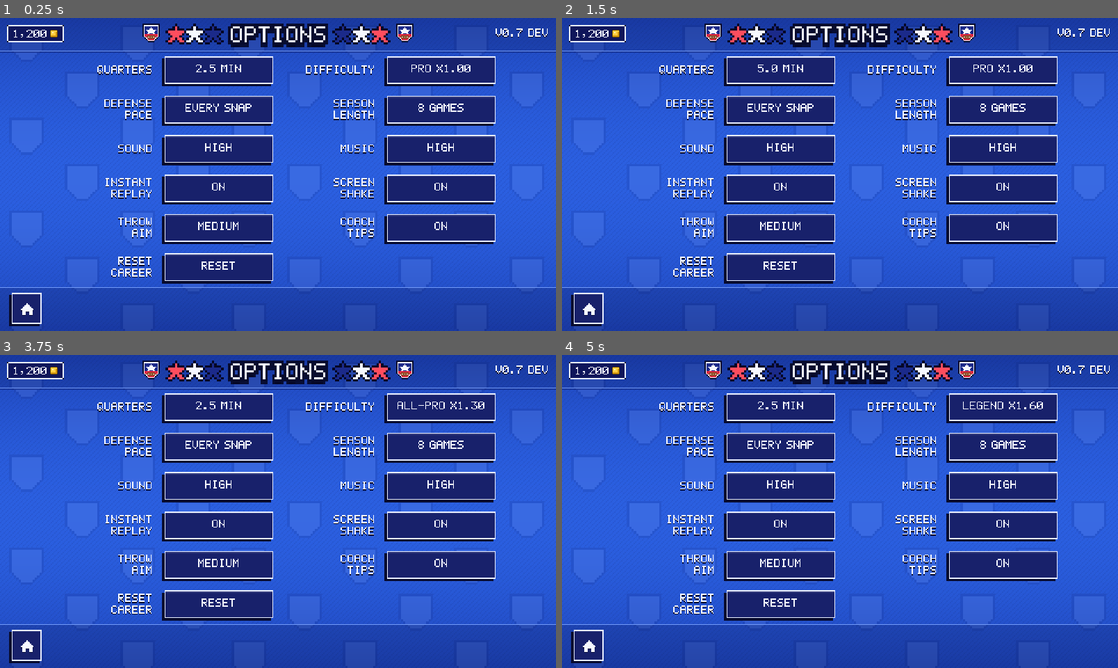
Above: before the commit, frames 1-4 (two rows, left to right).
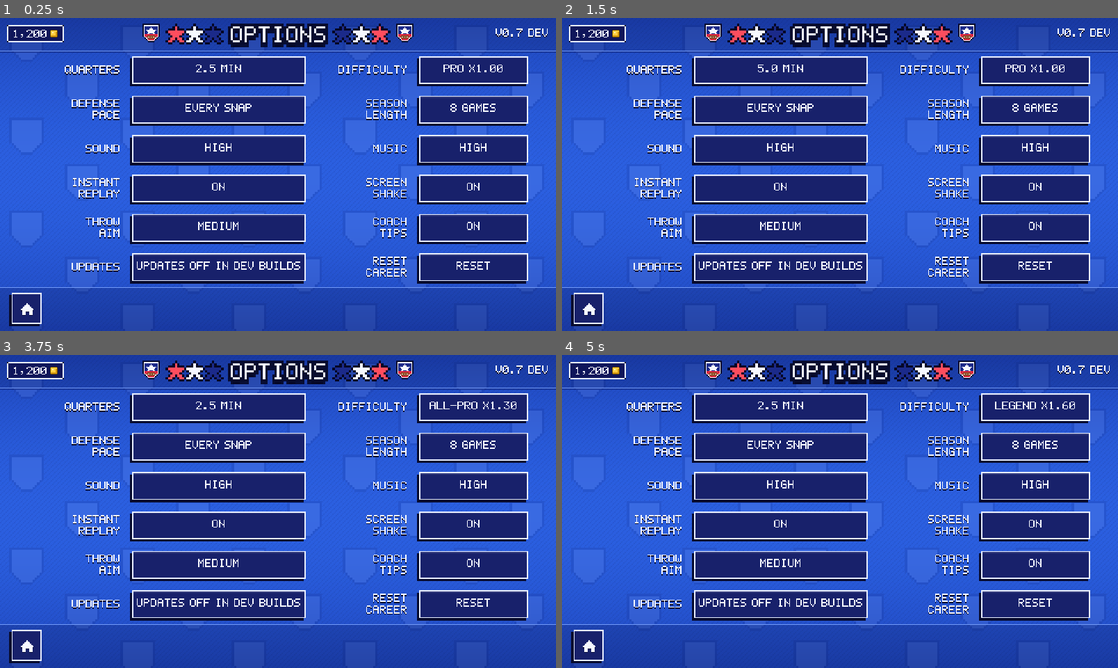
Above: after the commit, the same moments.

Repository: jaxoncarelos/RetroUltimateTeam
Game: Godot game, scene res://scenes/meta/settings.tscn
Two runs of this game, one before a commit and one after it. Both use one fixed random seed, a clock stepped at 60 frames per second and the inputs below. This scene is started directly instead of the project's main scene.
Inputs:
- Up to frame 1 (0.25 s): no input
- Up to frame 2 (1.5 s): click "2.5 MIN" at 0.5 s; click "3.5 MIN" at 1.25 s
- Up to frame 3 (3.75 s): click "5.0 MIN" at 2 s; click "1.5 MIN" at 2.75 s; click "PRO x1.00" at 3.5 s
- Up to frame 4 (5 s): click "ALL-PRO x1.30" at 4.25 s

The runs differ from the first frame. In frame 1, 18% of the frame differs, in the area x 11-95%, y 12-85%; in frame 2, 18%; in frame 3, 18%; in frame 4, 18%.

Commit message:
OTA update system: Updater autoload, pck published with each build
Co-Authored-By: Claude Sonnet 5.5 <noreply@anthropic.com>

Diff:
--- /dev/null
+++ b/autoload/updater.gd
@@ -0,0 +1,174 @@
+extends Node
+## Over-the-air content updates for sideloaded builds. CI attaches `update-e<epoch>-<sha>.pck` to the
+## private `latest` release; on launch this downloads a newer one to user:// and applies it on the
+## NEXT launch (must stay the FIRST autoload so the pack is mounted before the other autoloads load).
+##
+## Never reference `BuildInfo` statically here: that would cache the base script and the patched one
+## could not replace it. Read it through `load()` after the pack is mounted.
+## Only this script, `project.godot` and the engine need a new IPA (bump `pocket_gridiron/engine_epoch`).
+
+signal status_changed
+
+enum State { IDLE, CHECKING, DOWNLOADING, READY, UP_TO_DATE, NEEDS_IPA, FAILED, DISABLED }
+
+const META_PATH := "user://update_meta.json"
+const PACK_PATH := "user://update.pck"
+const API_URL := "https://api.github.com/repos/%s/releases/tags/latest"
+
+var state: State = State.IDLE
+var detail := ""
+var applied_id := ""  ## commit id of the mounted pack ("" = running the IPA's own content)
+
+var _meta: Dictionary = {}
+var _repo := ""
+var _token := ""
+var _current_id := "dev"
+var _http: HTTPRequest
+
+
+func _init() -> void:
+	_meta = _read_meta()
+	if _meta.is_empty() or not FileAccess.file_exists(PACK_PATH):
+		return
+	if _meta.get("pending", false):
+		_discard("previous launch never reached the title")
+	elif _meta.get("base", "") != _base_build() or int(_meta.get("epoch", -1)) != _epoch():
+		_discard("a newer IPA was installed")
+	else:
+		_meta["pending"] = true  # cleared by mark_good() once the title screen is up
+		_write_meta()
+		if ProjectSettings.load_resource_pack(PACK_PATH):
+			applied_id = str(_meta.get("id", ""))
+		else:
+			_discard("pack failed to mount")
+
+
+func _ready() -> void:
+	var info: GDScript = load("res://scripts/build_info.gd")
+	var consts := info.get_script_constant_map()
+	_current_id = str(consts.get("ID", "dev"))
+	_repo = str(consts.get("REPO", ""))
+	_token = str(consts.get("TOKEN", ""))
+	if _token.is_empty() or _repo.is_empty() or DisplayServer.get_name() == "headless":
+		_set_state(State.DISABLED, "updates off in dev builds")
+		return
+	_http = HTTPRequest.new()
+	_http.max_redirects = 0  # the asset redirect goes to a signed URL that must not get our token
+	_http.timeout = 30.0
+	add_child(_http)
+	check()
+
+
+## Called by the title screen: this launch worked, so keep the pack.
+func mark_good() -> void:
+	if _meta.get("pending", false):
+		_meta["pending"] = false
+		_write_meta()
+
+
+func check() -> void:
+	if _http == null or state in [State.CHECKING, State.DOWNLOADING]:
+		return
+	_set_state(State.CHECKING, "checking for updates")
+	_http.download_file = ""
+	var err := _http.request(API_URL % _repo, _auth_headers("application/vnd.github+json"))
+	if err != OK:
+		_set_state(State.FAILED, "offline")
+		return
+	var res: Array = await _http.request_completed
+	if res[0] != HTTPRequest.RESULT_SUCCESS or res[1] != 200:
+		_set_state(State.FAILED, "offline" if res[0] != HTTPRequest.RESULT_SUCCESS else "check failed (%d)" % res[1])
+		return
+	var release: Variant = JSON.parse_string((res[3] as PackedByteArray).get_string_from_utf8())
+	var asset := _pick_asset(release)
+	if asset.is_empty():
+		_set_state(State.NEEDS_IPA, "new version needs a fresh IPA")
+		return
+	var sha := str(asset["sha"])
+	if sha == _current_id or sha == str(_meta.get("id", "")):
+		var ready_state: bool = sha == str(_meta.get("id", "")) and sha != _current_id
+		_set_state(State.READY if ready_state else State.UP_TO_DATE,
+				"restart to apply" if ready_state else "up to date")
+		return
+	await _download(asset)
+
+
+func _pick_asset(release: Variant) -> Dictionary:
+	if not (release is Dictionary):
+		return {}
+	var rx := RegEx.create_from_string("^update-e(\\d+)-([0-9a-f]+)\\.pck$")
+	for a: Variant in release.get("assets", []):
+		var m := rx.search(str(a.get("name", "")))
+		if m != null and int(m.get_string(1)) == _epoch():
+			return {"url": str(a["url"]), "sha": m.get_string(2)}
+	return {}
+
+
+func _download(asset: Dictionary) -> void:
+	_set_state(State.DOWNLOADING, "downloading update")
+	if _http.request(str(asset["url"]), _auth_headers("application/octet-stream")) != OK:
+		_set_state(State.FAILED, "download failed")
+		return
+	var res: Array = await _http.request_completed
+	var location := ""
+	for h: String in res[2]:
+		if h.to_lower().begins_with("location:"):
+			location = h.substr(9).strip_edges()
+	if res[1] != 302 or location.is_empty():
+		_set_state(State.FAILED, "download failed (%d)" % res[1])
+		return
+	var part := PACK_PATH + ".part"
+	_http.download_file = part
+	if _http.request(location) != OK:
+		_set_state(State.FAILED, "download failed")
+		return
+	res = await _http.request_completed
+	_http.download_file = ""
+	if res[0] != HTTPRequest.RESULT_SUCCESS or res[1] != 200:
+		DirAccess.remove_absolute(part)
+		_set_state(State.FAILED, "download failed (%d)" % res[1])
+		return
+	# A pack already mounted this session is open, so only swap the file in for the next launch.
+	DirAccess.rename_absolute(part, PACK_PATH)
+	_meta = {"id": str(asset["sha"]), "epoch": _epoch(), "base": _base_build(), "pending": false}
+	_write_meta()
+	_set_state(State.READY, "restart to apply")
+
+
+func _auth_headers(accept: String) -> PackedStringArray:
+	return PackedStringArray(["Authorization: Bearer " + _token, "Accept: " + accept,
+			"User-Agent: PocketGridiron", "X-GitHub-Api-Version: 2022-11-28"])
+
+
+func _set_state(s: State, text: String) -> void:
+	state = s
+	detail = text
+	status_changed.emit()
+
+
+func _discard(reason: String) -> void:
+	push_warning("Updater: dropping update pack (%s)" % reason)
+	DirAccess.remove_absolute(PACK_PATH)
+	_meta = {}
+	_write_meta()
+
+
+func _base_build() -> String:
+	return str(ProjectSettings.get_setting("pocket_gridiron/base_build", "dev"))
+
+
+func _epoch() -> int:
+	return int(ProjectSettings.get_setting("pocket_gridiron/engine_epoch", 1))
+
+
+func _read_meta() -> Dictionary:
+	if not FileAccess.file_exists(META_PATH):
+		return {}
+	var parsed: Variant = JSON.parse_string(FileAccess.get_file_as_string(META_PATH))
+	return parsed if parsed is Dictionary else {}
+
+
+func _write_meta() -> void:
+	var f := FileAccess.open(META_PATH, FileAccess.WRITE)
+	if f != null:
+		f.store_string(JSON.stringify(_meta))
--- a/project.godot
+++ b/project.godot
@@ -18,6 +18,7 @@
 
 [autoload]
 
+Updater="*res://autoload/updater.gd"
 Events="*res://autoload/events.gd"
 UiTheme="*res://autoload/ui_theme.gd"
 Settings="*res://autoload/settings.gd"
@@ -26,6 +27,11 @@
 SceneRouter="*res://autoload/scene_router.gd"
 Sfx="*res://autoload/sfx.gd"
 Music="*res://autoload/music.gd"
+
+[pocket_gridiron]
+
+engine_epoch=1
+base_build="dev"
 
 [display]
 
--- a/scripts/build_info.gd
+++ b/scripts/build_info.gd
@@ -1,6 +1,8 @@
 class_name BuildInfo
 extends RefCounted
 ## Build stamp shown on the title screen so you can tell which build is installed.
-## CI overwrites this file with the commit id before exporting.
+## CI overwrites this file with the commit id (and the OTA update repo/token) before exporting.
 
 const ID := "dev"
+const REPO := ""
+const TOKEN := ""
--- a/scripts/ui/settings_screen.gd
+++ b/scripts/ui/settings_screen.gd
@@ -19,6 +19,7 @@
 	_grid.add_theme_constant_override("h_separation", 8)
 	_grid.add_theme_constant_override("v_separation", 8)
 	center.add_child(_grid)
+	Updater.status_changed.connect(_refresh)
 	_refresh()
 
 
@@ -44,6 +45,8 @@
 		s.aim_sens = (s.aim_sens + 1) % Settings.AIM_NAMES.size())
 	_row("COACH\nTIPS", "REPLAY" if s.tutorial_done else "ON", func() -> void: s.tutorial_done = false)
 	var team: TeamData = GameData.team(SaveManager.profile.franchise_team)
+	_row("UPDATES", Updater.detail.to_upper() if Updater.state != Updater.State.IDLE else "CHECK", func() -> void:
+		Updater.check(), false)
 	_row("RESET\nCAREER", "SURE? TAP" if _confirm_reset else "RESET", _reset, false)
 	if team != null:
 		var l := MetaUI.label("FAVORITE TEAM", UiSkin.WHITE, 8, HORIZONTAL_ALIGNMENT_RIGHT)
--- a/scripts/ui/title_screen.gd
+++ b/scripts/ui/title_screen.gd
@@ -30,6 +30,7 @@
 
 
 func _ready() -> void:
+	Updater.mark_good()
 	set_anchors_preset(Control.PRESET_FULL_RECT)
 	var bg := _Backdrop.new()
 	bg.texture = ArtGen.title_backdrop()
Not shown, added: autoload/updater.gd.uid
Not shown, changed: .github/workflows/ios-build.yml
Not shown, changed: CLAUDE.md
